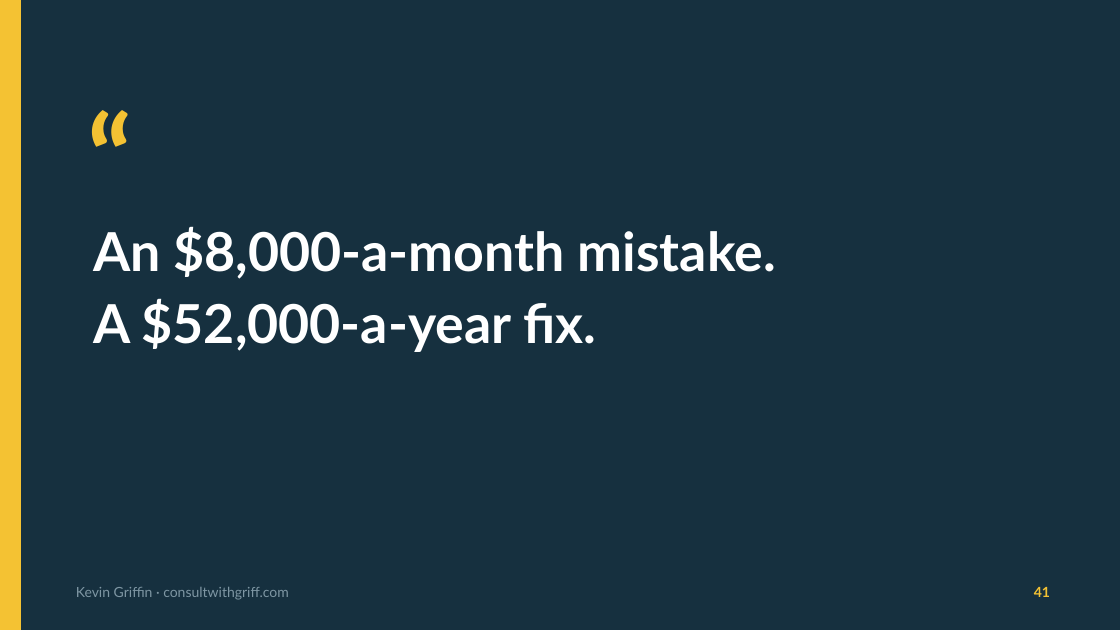
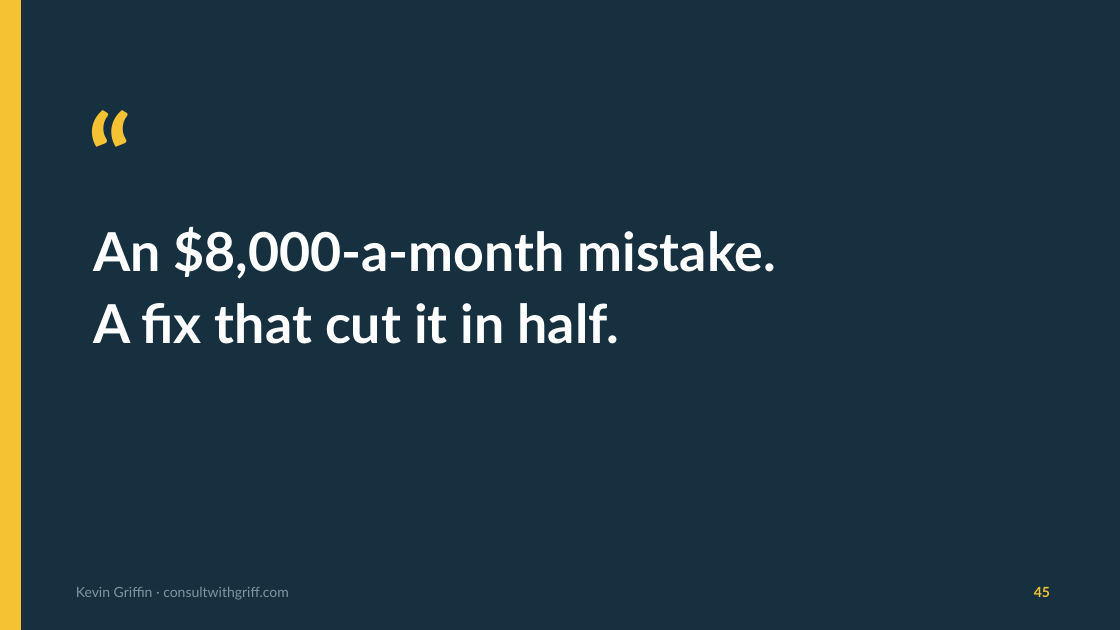
Before and after one commit to 1kevgriff/my-8000-serverless-mistake, a slide deck: slide 45 of slides/My $8000 Serverless Mistake v2.pptx (slide 41 before the commit). Drawn at 1120x630 pixels with LibreOffice and Linux fonts; fonts in the diff are those of the drawing. Boxes give left, top, right and bottom in pixels: in the first picture for what was removed or moved away, otherwise in the second. Text is boxed around its words. In the diff, an @@ line names an element or a change of style, - is before the commit and + after.

```diff
--- a/slides/My $8000 Serverless Mistake v2.pptx
+++ b/slides/My $8000 Serverless Mistake v2.pptx
@@ text at [93,226,776,344]: text changed @@
-An $8,000-a-month mistake.
-A $52,000-a-year fix.
+An $8,000-a-month mistake.
+A fix that cut it in half.
@@ text at [1034,587,1050,597]: text changed @@
-41
+45
```
Also in this commit, not shown: 18 other slides changed, 4 slides added, 2 other files.
